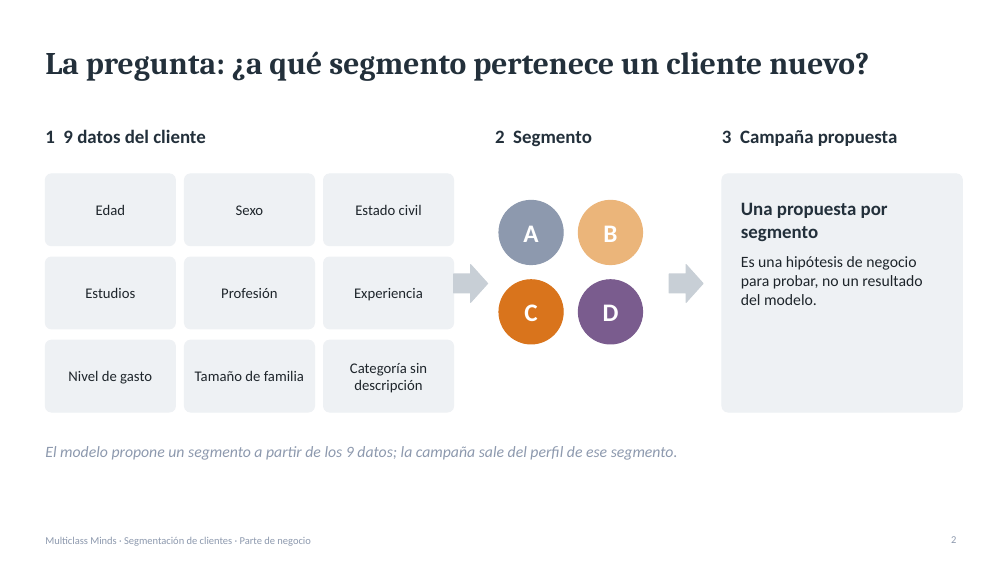
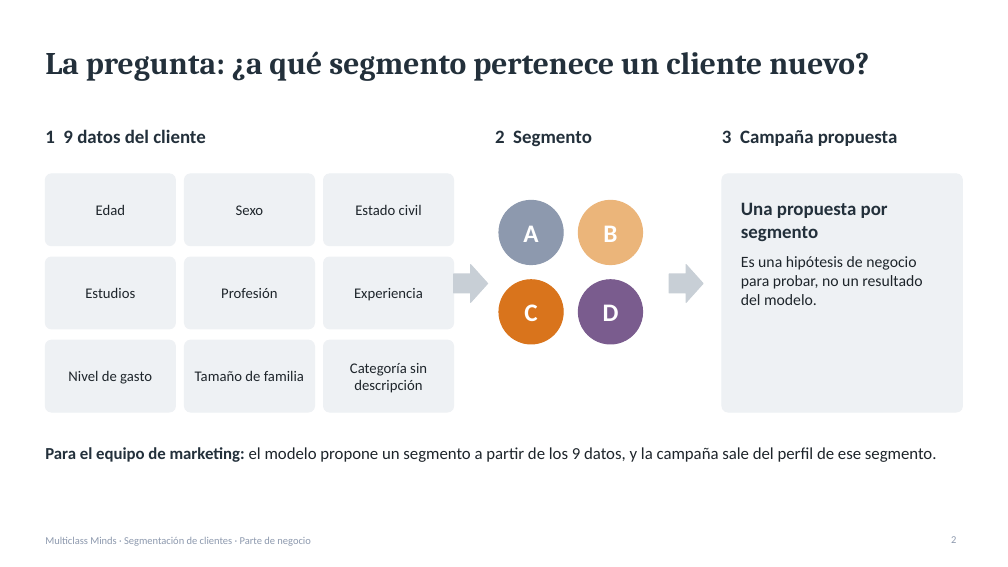
Before and after one commit to IA-P1-BCN/customer-segmentation-multiclass, a slide deck: slide 2 of presentation/business_presentation.pptx. Drawn at 1008x567 pixels with LibreOffice and Linux fonts; fonts in the diff are those of the drawing. Boxes give left, top, right and bottom in pixels: in the first picture for what was removed or moved away, otherwise in the second. Text is boxed around its words. In the diff, an @@ line names an element or a change of style, - is before the commit and + after.

```diff
--- a/presentation/business_presentation.pptx
+++ b/presentation/business_presentation.pptx
@@ text at box(45, 447, 937, 462): text changed; size 15 to 16 pt; text colour #8D99AE to #1E252B; italic off @@
-El modelo propone un segmento a partir de los 9 datos; la campaña sale del perfil de ese segmento.
+Para el equipo de marketing: el modelo propone un segmento a partir de los 9 datos, y la campaña sale del perfil de ese segmento.
```
Also in this commit, not shown: 4 other slides changed, 2 other files.
